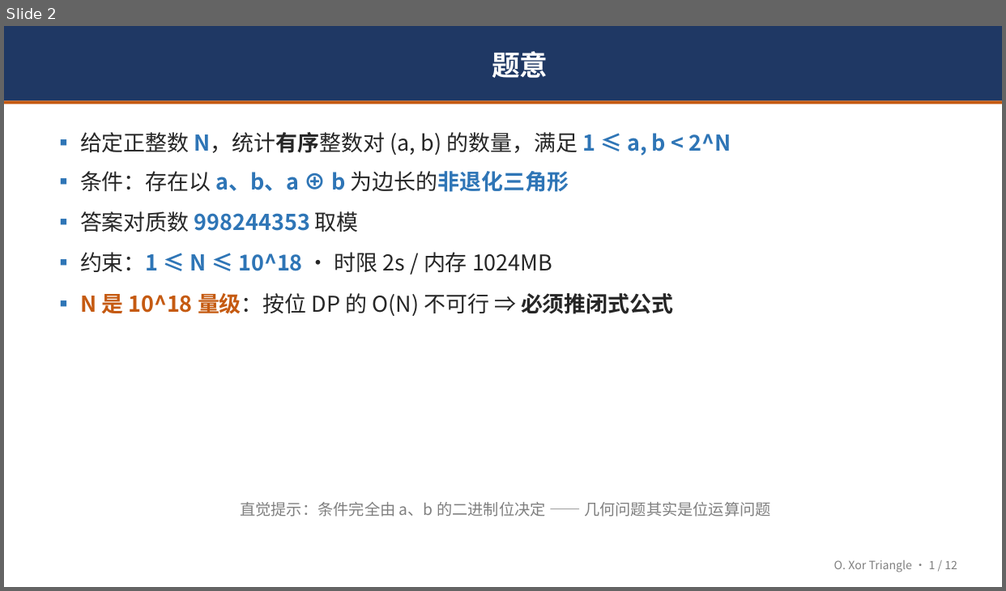
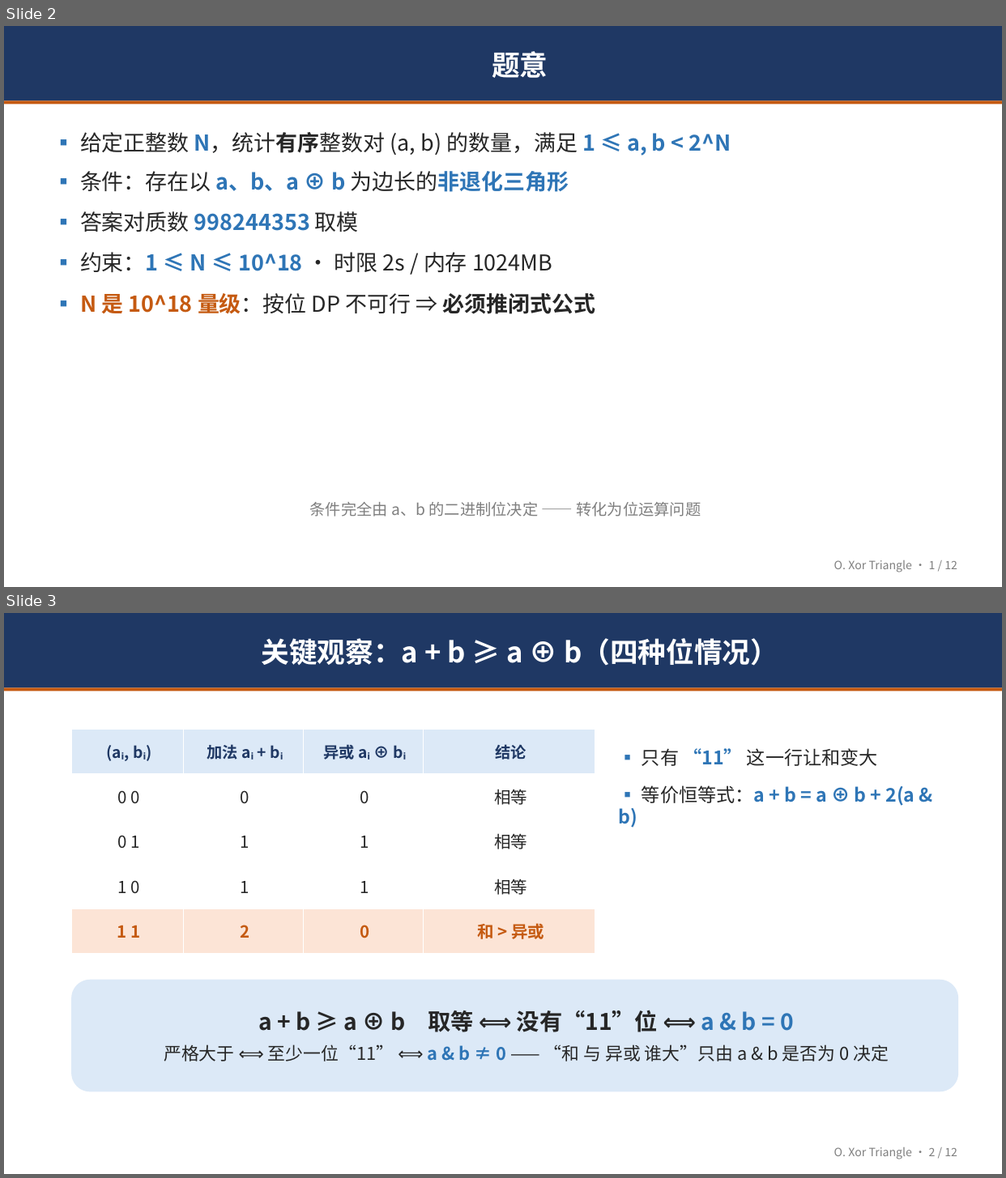
Before and after one commit to LingeXu/OI, a slide deck: 2026.9.3集训队个人赛/O/O题解分享.pptx. Shown one above the other, each under a label of ours: slide 2 before the commit, slides 2 and 3 after it. The pictures are 1006x591 and 1006x1178 pixels, drawn with LibreOffice and Linux fonts; fonts in the diff are those of the drawing. Boxes give left, top, right and bottom in pixels: in the first picture for what was removed or moved away, otherwise in the second. Text is boxed around its words. In the diff, an @@ line names an element or a change of style, - is before the commit and + after.

```diff
--- a/2026.9.3集训队个人赛/O/O题解分享.pptx
+++ b/2026.9.3集训队个人赛/O/O题解分享.pptx
@@ slide 3 added at [4, 613, 1002, 1174], background #FFFFFF @@
@@ rectangle added at [4, 613, 1002, 688], fill #1F3864, 27 pt, text #FFFFFF, bold @@
+关键观察：a + b ≥ a ⊕ b（四种位情况）
@@ rectangle added at [4, 688, 1002, 691], fill #C55A11 @@
@@ table added at [71, 729, 595, 954], 5 rows, 4 columns @@
+(aᵢ, bᵢ) | 加法 aᵢ + bᵢ | 异或 aᵢ ⊕ bᵢ | 结论
+0 0 | 0 | 0 | 相等
+0 1 | 1 | 1 | 相等
+1 0 | 1 | 1 | 相等
+1 1 | 2 | 0 | 和 > 异或
@@ text added at [641, 748, 915, 806], 18 pt, text #2E75B6, bold @@
+▪ 只有 “11” 这一行让和变大
+▪ 等价恒等式：a + b = a ⊕ b + 2(a & b)
@@ rounded rectangle added at [71, 980, 958, 1093], fill #DCE9F7, 17 pt, text #262626 @@
+a + b ≥ a ⊕ b 取等 ⟺ 没有“11”位 ⟺ a & b = 0
+严格大于 ⟺ 至少一位“11” ⟺ a & b ≠ 0 —— “和 与 异或 谁大”只由 a & b 是否为 0 决定
@@ text added at [834, 1148, 957, 1160], 11 pt, text #7F7F7F @@
+O. Xor Triangle · 2 / 12
@@ slide 2 changed as well @@
@@ text at [80, 293, 595, 314]: text changed @@
-▪ N 是 10^18 量级：按位 DP 的 O(N) 不可行 ⇒ 必须推闭式公式
+▪ N 是 10^18 量级：按位 DP 不可行 ⇒ 必须推闭式公式
@@ text at [310, 502, 701, 517]: text changed @@
-直觉提示：条件完全由 a、b 的二进制位决定 —— 几何问题其实是位运算问题
+条件完全由 a、b 的二进制位决定 —— 转化为位运算问题
```
Also in this commit, not shown: 8 other slides changed, 2 other slides added, 3 slides removed, 15 other files.
